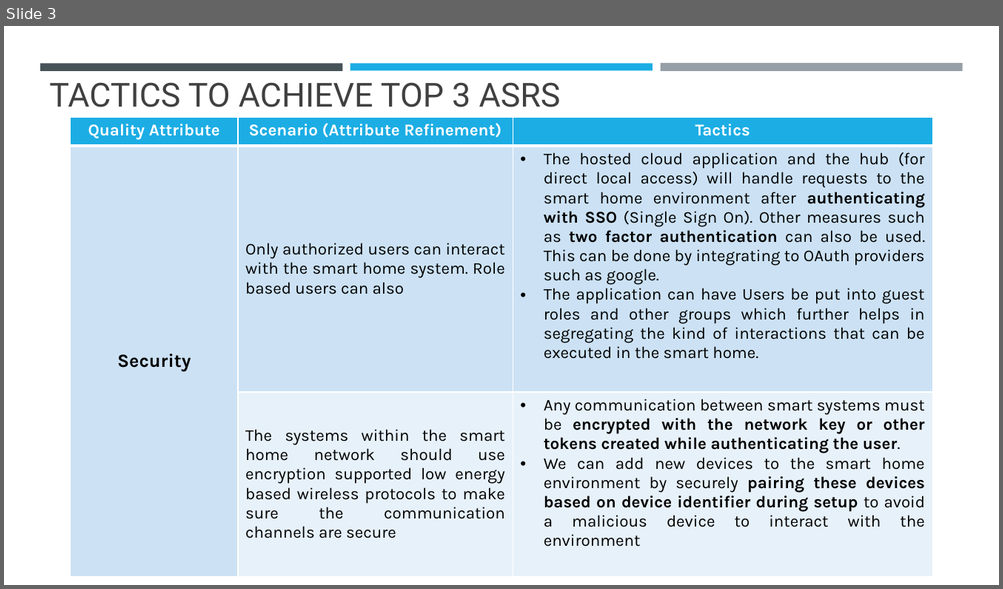
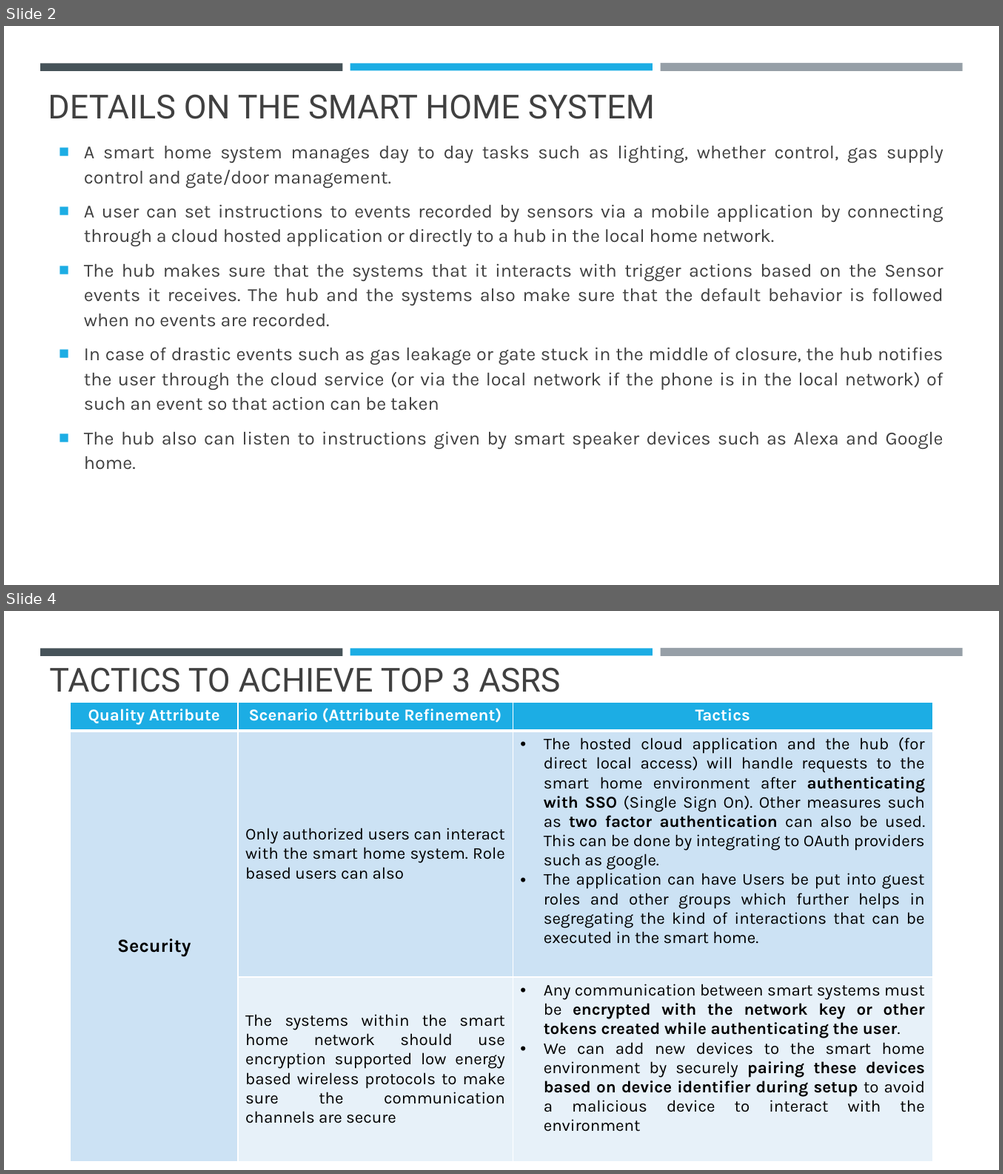
Before and after one commit to Akhilsudh/BITS-Assignment, a slide deck: Semester 2/Software Architecture/Assignment 2/SA-Assignment-2021MT12054.pptx. Shown one above the other, each under a label of ours: slide 3 before the commit, slides 2 and 4 after it; the slides between them are not shown. The pictures are 1003x589 and 1003x1174 pixels, drawn with LibreOffice and Linux fonts; fonts in the diff are those of the drawing. Boxes give left, top, right and bottom in pixels: in the first picture for what was removed or moved away, otherwise in the second. Text is boxed around its words. In the diff, an @@ line names an element or a change of style, - is before the commit and + after.

```diff
--- a/Semester 2/Software Architecture/Assignment 2/SA-Assignment-2021MT12054.pptx
+++ b/Semester 2/Software Architecture/Assignment 2/SA-Assignment-2021MT12054.pptx
@@ slide 2 added at (4, 26, 999, 585), background #FFFFFF; not listed: 3 template elements that a slide beside it also shows @@
@@ title added at (48, 94, 654, 119), 32 pt, text #404040 @@
+DETAILS ON THE SMART HOME SYSTEM
@@ text added at (84, 145, 943, 470), 18 pt, text #404040 @@
+■ A smart home system manages day to day tasks such as lighting, whether control, gas supply control and gate/door management.
+■ A user can set instructions to events recorded by sensors via a mobile application by connecting through a cloud hosted application or directly to a hub in the local home network.
+■ The hub makes sure that the systems that it interacts with trigger actions based on the Sensor events it receives. The hub and the systems also make sure that the default behavior is followed when no events are recorded.
+■ In case of drastic events such as gas leakage or gate stuck in the middle of closure, the hub notifies the user through the cloud service (or via the local network if the phone is in the local network) of such an event so that action can be taken
+■ The hub also can listen to instructions given by smart speaker devices such as Alexa and Google home.
@@ what was slide 3 is now slide 4 @@
```
Also in this commit, not shown: 7 slides changed, 7 other files.
